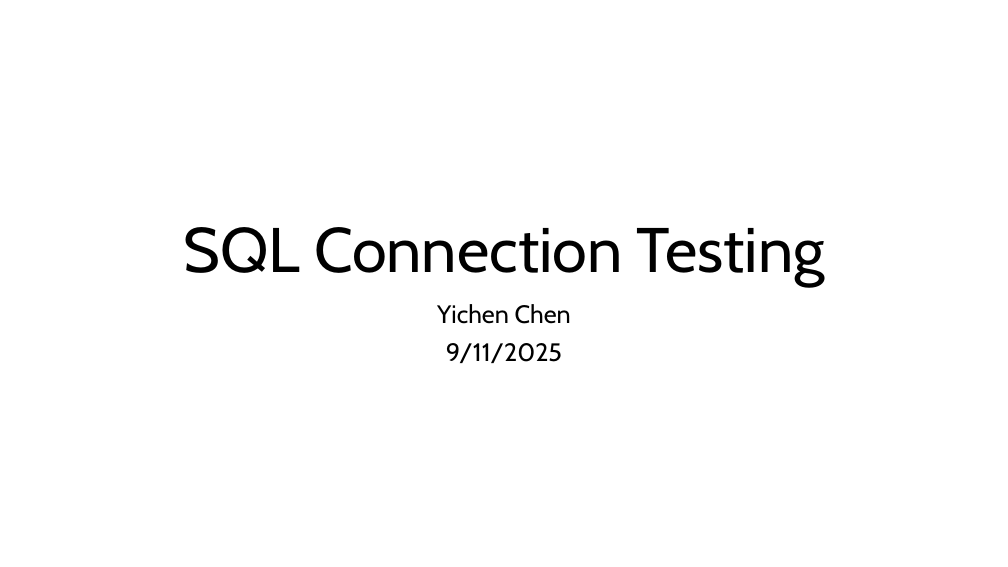
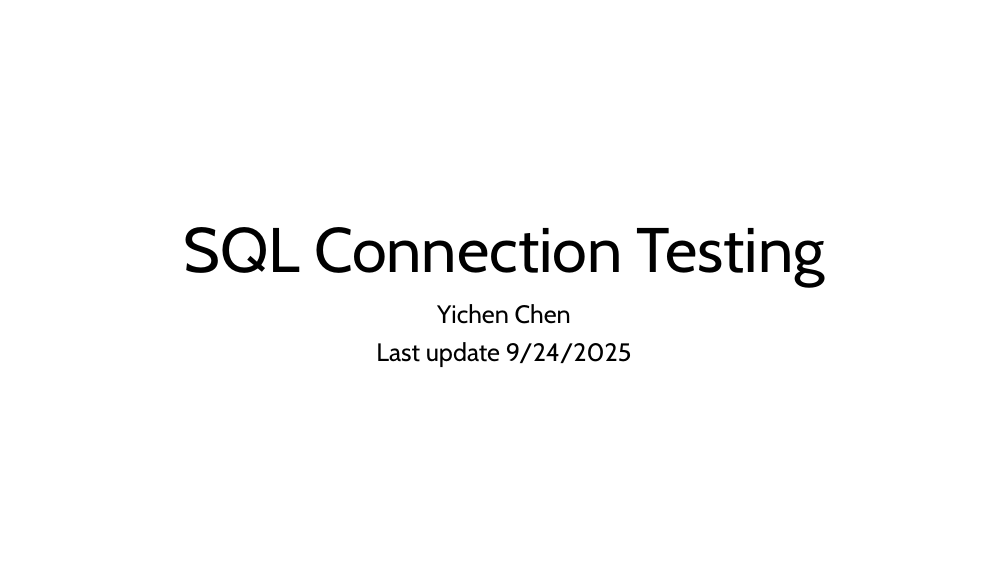
Before and after one commit to St-Jude-MS-ABDS/DataWrangling_R, a slide deck: slide 1 of testing/test_sql.pptx. Drawn at 1008x567 pixels with LibreOffice and Linux fonts; fonts in the diff are those of the drawing. Boxes give left, top, right and bottom in pixels: in the first picture for what was removed or moved away, otherwise in the second. Text is boxed around its words. In the diff, an @@ line names an element or a change of style, - is before the commit and + after.

Commit message:
SQL testing: update slides - add DSN method for SAS and R

```diff
--- a/testing/test_sql.pptx
+++ b/testing/test_sql.pptx
@@ subtitle at (376, 342, 632, 367): text changed @@
-9/11/2025
+Last update 9/24/2025
```
Also in this commit, not shown: 6 other slides changed, 8 slides added.
